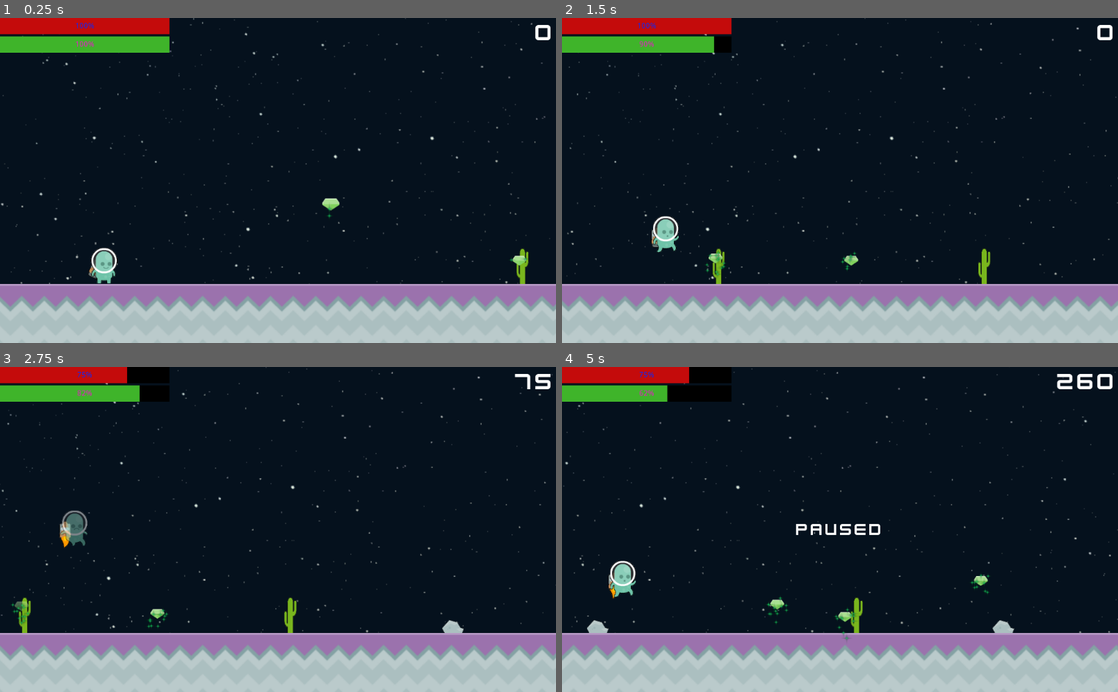
Above: before the commit, frames 1-4 (two rows, left to right).
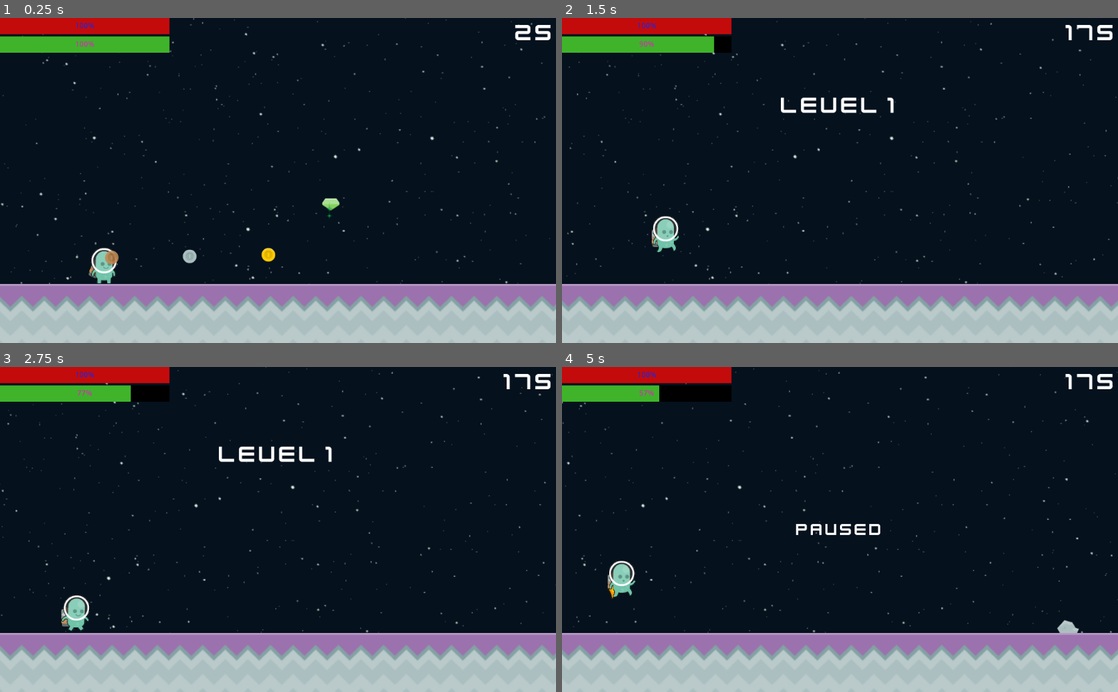
Above: after the commit, the same moments.

Repository: MarianoRamborger/Small
Game: Godot game, scene res://Scenes/Main.tscn
Two runs of this game, one before a commit and one after it. Both use one fixed random seed, a clock stepped at 60 frames per second and the inputs below.
Inputs:
- Up to frame 1 (0.25 s): no input
- Up to frame 2 (1.5 s): tap Enter (Enter) at 0.5, 0.6 s; hold D (Right) from 0.53 s (still down); tap Keypad 0 (Jump) at 0.77 s; tap Space (Space) at 0.8, 1.35 s
- Up to frame 3 (2.75 s): tap Keypad 0 (Jump) at 1.52 s; tap Enter (Enter) at 1.55, 2.1 s; release D (Right) at 2.03 s; hold Left (Left) from 2.03 s (still down); tap Space (Space) at 2.3 s
- Up to frame 4 (5 s): release Left (Left) at 2.78 s; hold D (Right) 2.78-4.28 s; tap Space (Space) at 2.85, 3.8, 4.35 s; tap Keypad 0 (Jump) at 3.02, 3.77, 4.52 s; tap Enter (Enter) at 3.05, 3.6, 4.55 s; tap M (Mute_Music) at 4.15 s; hold Left (Left) from 4.28 s (still down); tap P (Pause) at 4.9 s

The runs differ from the first frame. In frame 1, 0.6% of the frame differs, in the area x 18-100%, y 2-82%; in frame 2, 1.0%; in frame 3, 2.4%; in frame 4, 4.9%, in the area x 0-100%, y 0-91%.

Commit message:
random item module

Diff:
--- /dev/null
+++ b/Prefabs/Items/Coin/Coin.gd
@@ -0,0 +1,23 @@
+extends Node2D
+
+export var type = "Bronze"
+var points = 25
+
+func _ready():
+	pass
+	if type == "Silver":
+		$CoinArea/Sprite.play("Silver")
+		points = 50
+	elif type == "Gold":
+		$CoinArea/Sprite.play("Gold")
+		points = 100
+	$AnimationPlayer.play("floating")
+
+func _on_CoinArea_area_entered(area):
+		if area.name == "Player_Hitbox":
+			get_tree().call_group("GameManager", "score_up", points)
+			$AnimationPlayer.play("pick_up")
+
+
+func Despawn():
+	queue_free()
--- /dev/null
+++ b/Prefabs/Items/Coin/Coin.tscn
@@ -0,0 +1,109 @@
+[gd_scene load_steps=9 format=2]
+
+[ext_resource path="res://Prefabs/Items/Coin/Sprites/coinBronze.png" type="Texture" id=1]
+[ext_resource path="res://Prefabs/Items/Coin/Coin.gd" type="Script" id=2]
+[ext_resource path="res://Prefabs/Items/Coin/Sprites/coinSilver.png" type="Texture" id=3]
+[ext_resource path="res://Prefabs/Items/Coin/Sprites/coinGold.png" type="Texture" id=4]
+
+[sub_resource type="SpriteFrames" id=4]
+animations = [ {
+"frames": [ ExtResource( 4 ) ],
+"loop": true,
+"name": "Gold",
+"speed": 5.0
+}, {
+"frames": [ ExtResource( 3 ) ],
+"loop": true,
+"name": "Silver",
+"speed": 5.0
+}, {
+"frames": [ ExtResource( 1 ) ],
+"loop": true,
+"name": "Bronze",
+"speed": 5.0
+} ]
+
+[sub_resource type="CircleShape2D" id=1]
+radius = 18.0
+
+[sub_resource type="Animation" id=5]
+resource_name = "floating"
+loop = true
+tracks/0/type = "value"
+tracks/0/path = NodePath("CoinArea:position")
+tracks/0/interp = 1
+tracks/0/loop_wrap = true
+tracks/0/imported = false
+tracks/0/enabled = true
+tracks/0/keys = {
+"times": PoolRealArray( 0, 0.5, 1 ),
+"transitions": PoolRealArray( 1, 1, 1 ),
+"update": 0,
+"values": [ Vector2( 0, 0 ), Vector2( 0, -10 ), Vector2( 0, 0 ) ]
+}
+
+[sub_resource type="Animation" id=6]
+resource_name = "pick_up"
+length = 0.5
+tracks/0/type = "value"
+tracks/0/path = NodePath("CoinArea:position")
+tracks/0/interp = 1
+tracks/0/loop_wrap = true
+tracks/0/imported = false
+tracks/0/enabled = true
+tracks/0/keys = {
+"times": PoolRealArray( 0, 0.5 ),
+"transitions": PoolRealArray( 1, 1 ),
+"update": 0,
+"values": [ Vector2( 0, 0 ), Vector2( 0, -50 ) ]
+}
+tracks/1/type = "value"
+tracks/1/path = NodePath("CoinArea/Sprite:self_modulate")
+tracks/1/interp = 1
+tracks/1/loop_wrap = true
+tracks/1/imported = false
+tracks/1/enabled = true
+tracks/1/keys = {
+"times": PoolRealArray( 0, 0.5 ),
+"transitions": PoolRealArray( 1, 1 ),
+"update": 0,
+"values": [ Color( 1, 1, 1, 1 ), Color( 1, 1, 1, 0 ) ]
+}
+tracks/2/type = "method"
+tracks/2/path = NodePath(".")
+tracks/2/interp = 1
+tracks/2/loop_wrap = true
+tracks/2/imported = false
+tracks/2/enabled = true
+tracks/2/keys = {
+"times": PoolRealArray( 0.5 ),
+"transitions": PoolRealArray( 1 ),
+"values": [ {
+"args": [  ],
+"method": "Despawn"
+} ]
+}
+
+[node name="Coin" type="Node2D"]
+position = Vector2( 0, -50 )
+script = ExtResource( 2 )
+
+[node name="CoinArea" type="Area2D" parent="."]
+position = Vector2( 0, -10 )
+collision_layer = 8
+collision_mask = 33
+
+[node name="Sprite" type="AnimatedSprite" parent="CoinArea"]
+frames = SubResource( 4 )
+animation = "Bronze"
+
+[node name="CoinShape" type="CollisionShape2D" parent="CoinArea"]
+visible = false
+position = Vector2( 0, 1 )
+shape = SubResource( 1 )
+
+[node name="AnimationPlayer" type="AnimationPlayer" parent="."]
+anims/floating = SubResource( 5 )
+anims/pick_up = SubResource( 6 )
+
+[connection signal="area_entered" from="CoinArea" to="." method="_on_CoinArea_area_entered"]
--- a/Prefabs/Player/Player.tscn
+++ b/Prefabs/Player/Player.tscn
@@ -42,14 +42,14 @@
 "name": "run",
 "speed": 30.0
 }, {
-"frames": [ ExtResource( 16 ) ],
-"loop": true,
-"name": "hurt",
+"frames": [ ExtResource( 10 ) ],
+"loop": true,
+"name": "jump",
 "speed": 5.0
 }, {
-"frames": [ ExtResource( 10 ) ],
-"loop": true,
-"name": "jump",
+"frames": [ ExtResource( 16 ) ],
+"loop": true,
+"name": "hurt",
 "speed": 5.0
 } ]
 
@@ -194,7 +194,7 @@
 [sub_resource type="CapsuleShape2D" id=3]
 radius = 37.0
 
-[node name="Player" type="KinematicBody2D" groups=["Difficulty"]]
+[node name="Player" type="KinematicBody2D" groups=["Difficulty", "World_Level"]]
 position = Vector2( 2, 0 )
 collision_mask = 6
 script = ExtResource( 11 )
--- a/Prefabs/Player/PlayerBody.gd
+++ b/Prefabs/Player/PlayerBody.gd
@@ -169,9 +169,11 @@
 
 
 func increase_difficulty():
-	if SPEED_DIF_MOD < 400:
-		SPEED_DIF_MOD += 10
+	if SPEED_DIF_MOD < 500:
+		SPEED_DIF_MOD += 20
 
+func increase_world_level(worldLevel):
+	SPEED_DIF_MOD = 0
 
 
 func check_jetpack_stamina_recharger():
--- /dev/null
+++ b/Prefabs/Spawnable-Blocks/Helpers/Item_Wrapper.gd
@@ -0,0 +1,44 @@
+extends Node2D
+
+export var available_positions = PoolVector2Array()
+export var has_random_item = false
+
+
+#Venue para poder spawnear items al azar, desde la consola.
+#Ideally habria que encontrar la forma de poder darle probabilidad distinta a cada item
+export var possible_items = [{}]
+var rng
+
+
+func _ready():
+	rng = get_parent().rng
+	if rng and len(available_positions) > 0:
+
+		#Well, basically sortea el array para tener la chance de mayor valor (no necesariamente la chance mas alta) al final
+		#Then, decide al azar entre 0, prob mas alta
+		#Then, itera el array de objetos y, al encontrar uno mayor que la chance, gets it.
+
+		if has_random_item:
+				possible_items.sort_custom(ProbabilitySorter, "sort")
+				var last_item = possible_items[len(possible_items) - 1]
+				var maximum_probability = last_item["Probability"]
+				var probability = rng.randi_range(0, maximum_probability)
+				for item in possible_items:
+					if item["Probability"] > probability:
+						var newItem = item["Item"].instance()
+						add_child(newItem)
+						return
+
+
+		for child in get_children():
+			var offset = available_positions[rng.randi_range(0, len(available_positions) - 1)]
+			child.position.x += offset.x
+			child.position.y += offset.y
+
+
+
+class ProbabilitySorter:
+	static func sort(a,b):
+		if a["Probability"] < b["Probability"]:
+			return true
+		return false
--- /dev/null
+++ b/Prefabs/Spawnable-Blocks/Helpers/Item_Wrapper.tscn
@@ -0,0 +1,31 @@
+[gd_scene load_steps=4 format=2]
+
+[ext_resource path="res://Prefabs/Spawnable-Blocks/Helpers/Item_Wrapper.gd" type="Script" id=1]
+[ext_resource path="res://Prefabs/Items/Coin/Coin.tscn" type="PackedScene" id=2]
+[ext_resource path="res://Prefabs/Items/Fuel/Fuel.tscn" type="PackedScene" id=3]
+
+[node name="Item_Wrapper" type="Node2D"]
+script = ExtResource( 1 )
+__meta__ = {
+"_editor_description_": "Idea?
+Cargar casi todos los objetos (no seran mas de 10?) y que cada instancia decida su probabilidad.
+Then poner en una variable la suma de esas probabilidades, tambien de la instancia.
+Then tirar un random con ese lenght y ver que objeto cae dentor de la probabilidad
+COMO?
+
+Loop through the objects.
+Si es mayor al numero que salio del randirange, pero menor que el numero del objeto anterior (or 0), es ese item.
+
+
+
+"
+}
+possible_items = [ {
+"Item": ExtResource( 2 ),
+"Name": "BronzeCoin",
+"Probability": 6
+}, {
+"Item": ExtResource( 3 ),
+"Name": "GreenGem",
+"Probability": 7
+} ]
--- a/Prefabs/Spawnable-Blocks/Level0/2Basic+Cactus.tscn
+++ b/Prefabs/Spawnable-Blocks/Level0/2Basic+Cactus.tscn
@@ -1,13 +1,17 @@
-[gd_scene load_steps=4 format=2]
+[gd_scene load_steps=7 format=2]
 
 [ext_resource path="res://Prefabs/Spawnable-Blocks/scripts/BasicBlock.gd" type="Script" id=1]
 [ext_resource path="res://Prefabs/Enemies/Hazards/Cactus/Cactus.tscn" type="PackedScene" id=2]
 [ext_resource path="res://Prefabs/Floors/Basic/BasicFloor.tscn" type="PackedScene" id=3]
+[ext_resource path="res://Prefabs/Items/Coin/Coin.tscn" type="PackedScene" id=4]
+[ext_resource path="res://Prefabs/Spawnable-Blocks/Helpers/Item_Wrapper.tscn" type="PackedScene" id=5]
+[ext_resource path="res://Prefabs/Items/Fuel/Fuel.tscn" type="PackedScene" id=6]
 
 [node name="Double+Cactus" type="Node2D"]
 script = ExtResource( 1 )
-hazard0RandomizerX = 20
+hazard0RandomizerX = 10
 total_lenght = 350
+hasHazard0 = true
 
 [node name="Floor" parent="." instance=ExtResource( 3 )]
 
@@ -16,3 +20,15 @@
 
 [node name="Hazard0" parent="." instance=ExtResource( 2 )]
 position = Vector2( 11, -116 )
+
+[node name="Item_Wrapper" parent="." instance=ExtResource( 5 )]
+position = Vector2( 11, -206 )
+available_positions = PoolVector2Array( 0, 0, -80, 40, 80, 40 )
+has_random_item = true
+possible_items = [ {
+"Item": ExtResource( 4 ),
+"Probability": 6
+}, {
+"Item": ExtResource( 6 ),
+"Probability": 7
+} ]
--- a/Prefabs/Spawnable-Blocks/Level0/2Basic+Rock.tscn
+++ b/Prefabs/Spawnable-Blocks/Level0/2Basic+Rock.tscn
@@ -8,6 +8,7 @@
 script = ExtResource( 3 )
 hazard0RandomizerX = 20
 total_lenght = 350
+hasHazard0 = true
 
 [node name="Floor" parent="." instance=ExtResource( 1 )]
 
--- /dev/null
+++ b/Prefabs/Spawnable-Blocks/Level0/Basic+Fly(High).tscn
@@ -0,0 +1,17 @@
+[gd_scene load_steps=4 format=2]
+
+[ext_resource path="res://Prefabs/Spawnable-Blocks/scripts/BasicBlock.gd" type="Script" id=1]
+[ext_resource path="res://Prefabs/Floors/Basic/BasicFloor.tscn" type="PackedScene" id=2]
+[ext_resource path="res://Prefabs/Enemies/Mobs/Fly/Fly.tscn" type="PackedScene" id=3]
+
+[node name="Basic" type="Node2D"]
+script = ExtResource( 1 )
+hazard0RandomizerX = 60
+hazard0RandomizerY = 1
+enemy0RandomizerY = 400
+hasEnemy0 = true
+
+[node name="Floor" parent="." instance=ExtResource( 2 )]
+
+[node name="Enemy0" parent="." instance=ExtResource( 3 )]
+position = Vector2( 0, -433 )
--- a/Prefabs/Spawnable-Blocks/Level0/Basic+Rock.tscn
+++ b/Prefabs/Spawnable-Blocks/Level0/Basic+Rock.tscn
@@ -6,6 +6,7 @@
 
 [node name="Basic+Rock" type="Node2D"]
 script = ExtResource( 3 )
+hasHazard0 = true
 
 [node name="Floor" parent="." instance=ExtResource( 1 )]
 
--- a/Prefabs/Spawnable-Blocks/Level1/2DD+CactusRock-Trap.tscn
+++ b/Prefabs/Spawnable-Blocks/Level1/2DD+CactusRock-Trap.tscn
@@ -10,6 +10,7 @@
 script = ExtResource( 4 )
 hazard0RandomizerX = 50
 total_lenght = 700
+hasHazard0 = true
 
 [node name="Floor" parent="." instance=ExtResource( 3 )]
 
--- a/Prefabs/Spawnable-Blocks/scripts/BasicBlock.gd
+++ b/Prefabs/Spawnable-Blocks/scripts/BasicBlock.gd
@@ -5,14 +5,22 @@
 export var hazard0RandomizerY = 0
 export var difficulty_rating = 0
 export var total_lenght = 175 #El default
+
+export var enemy0RandomizerX = 30
+export var enemy0RandomizerY = 1
 var rng
+export var hasHazard0 = false
+export var hasEnemy0 = false
 
 
-
-
-onready var haz0 = $Hazard0
-
 func _ready():
-	if rng and haz0:
+	if rng and hasHazard0:
+		var haz0 = $Hazard0
 		var haz0x = rng.randi_range(-hazard0RandomizerX,hazard0RandomizerX)
 		$Hazard0.position.x += haz0x
+	if rng and hasEnemy0:
+		var ene0 = $Enemy0
+		var ene0x = rng.randi_range(-enemy0RandomizerX,enemy0RandomizerX)
+		var ene0y = rng.randi_range(-enemy0RandomizerY,enemy0RandomizerY)
+		$Enemy0.position.x += ene0x
+		$Enemy0.position.y += ene0y
--- a/Prefabs/UI/GameUI/GameUI.gd
+++ b/Prefabs/UI/GameUI/GameUI.gd
@@ -3,11 +3,14 @@
 var hp = 100
 var jStamina = 200
 export var maxJStamina = 500
+onready var lvlLabel = $Control/VboxStage/LevelLabel
 
 func _ready():
 	$Control/VBoxContainer/Health.value = hp
 	$Control/VBoxContainer/Jetpack.value = jStamina
 	$Control/VBoxContainer/Jetpack.max_value = maxJStamina
+
+
 
 func update_ui(lif, jstam):
 
@@ -19,3 +22,19 @@
 
 func set_score(x):
 	$Control/Points.text = str(x)
+
+
+func increase_world_level(worldLevel):
+	lvlLabel.visible = true
+	lvlLabel.text = "LEVEL " + str(worldLevel + 1)
+	$Control/VboxStage/StageLevelTimer.start()
+
+
+func _on_StageLevelTimer_timeout():
+	$Control/VboxStage/AnimationPlayer.play("anounce_level")
+	lvlLabel.text = "GET READY"
+	$Control/VboxStage/ReadyTimer.start()
+
+
+func _on_ReadyTimer_timeout():
+	lvlLabel.visible = false
--- a/Prefabs/UI/GameUI/GameUI.tscn
+++ b/Prefabs/UI/GameUI/GameUI.tscn
@@ -19,7 +19,22 @@
 size = 45
 font_data = ExtResource( 2 )
 
-[node name="CanvasLayer" type="CanvasLayer" groups=["Game_UI"]]
+[sub_resource type="Animation" id=8]
+resource_name = "anounce_level"
+tracks/0/type = "value"
+tracks/0/path = NodePath("Control/VboxStage/LevelLabel:self_modulate")
+tracks/0/interp = 1
+tracks/0/loop_wrap = true
+tracks/0/imported = false
+tracks/0/enabled = true
+tracks/0/keys = {
+"times": PoolRealArray( 0, 0.1, 0.2, 0.3, 0.4, 0.5, 0.6 ),
+"transitions": PoolRealArray( 3.15939e-05, 4.78874e-05, 3.15939e-05, 4.78874e-05, 3.15939e-05, 4.78874e-05, 3.15939e-05 ),
+"update": 0,
+"values": [ Color( 1, 1, 1, 1 ), Color( 1, 0, 0, 1 ), Color( 1, 1, 1, 1 ), Color( 1, 0, 0, 1 ), Color( 1, 1, 1, 1 ), Color( 1, 0, 0, 1 ), Color( 1, 1, 1, 1 ) ]
+}
+
+[node name="CanvasLayer" type="CanvasLayer" groups=["Game_UI", "World_Level"]]
 script = ExtResource( 1 )
 
 [node name="Control" type="Control" parent="."]
@@ -75,3 +90,39 @@
 __meta__ = {
 "_edit_use_anchors_": false
 }
+
+[node name="VboxStage" type="VBoxContainer" parent="Control"]
+anchor_left = 0.5
+anchor_right = 0.5
+margin_left = -512.0
+margin_top = 135.0
+margin_right = 512.0
+margin_bottom = 202.0
+__meta__ = {
+"_edit_use_anchors_": false
+}
+
+[node name="AnimationPlayer" type="AnimationPlayer" parent="Control/VboxStage"]
+root_node = NodePath("../../..")
+anims/anounce_level = SubResource( 8 )
+
+[node name="LevelLabel" type="Label" parent="Control/VboxStage"]
+visible = false
+margin_right = 1024.0
+margin_bottom = 52.0
+custom_fonts/font = SubResource( 7 )
+text = "STAGE 1"
+align = 1
+__meta__ = {
+"_edit_use_anchors_": false
+}
+
+[node name="StageLevelTimer" type="Timer" parent="Control/VboxStage"]
+wait_time = 2.0
+
+[node name="ReadyTimer" type="Timer" parent="Control/VboxStage"]
+wait_time = 1.2
+one_shot = true
+
+[connection signal="timeout" from="Control/VboxStage/StageLevelTimer" to="." method="_on_StageLevelTimer_timeout"]
+[connection signal="timeout" from="Control/VboxStage/ReadyTimer" to="." method="_on_ReadyTimer_timeout"]
--- a/Scenes/Builders And Factories/BlockFactory.gd
+++ b/Scenes/Builders And Factories/BlockFactory.gd
@@ -5,7 +5,21 @@
 var warmups_remaining = 10
 var rng
 var difficulty = 0
+var world_level = -1
+
+#Dentro de un mismo 'Level", la dificultad y velocidad aumentan?
+#Then speed baja al principio del nivel siguiente?
 var blocks = [
+		{
+		name = "Basic",
+		difficulty = 0,
+		type = BLOCK_TYPE.REST,
+		repeatable = true,
+		floors = 'simple',
+		prefab = load("res://Prefabs/Spawnable-Blocks/Level0/Basic.tscn")
+	},
+]
+var lvl0Blocks = [
 	{
 		name = "Basic",
 		difficulty = 0,
@@ -29,6 +43,14 @@
 		repeatable = false,
 		floors = 'simple',
 		prefab = load("res://Prefabs/Spawnable-Blocks/Level0/2Basic+Cactus.tscn")
+	},
+	{
+		name = "Basic+Fly(High)",
+		difficulty = 0,
+		type = BLOCK_TYPE.WARMUP,
+		repeatable = false,
+		floors = 'simple',
+		prefab = load("res://Prefabs/Spawnable-Blocks/Level0/Basic+Fly(High).tscn")
 	},
 		{
 		name = "PLACEHOLDERLVL0CHALLENGE",
@@ -74,7 +96,7 @@
 		type = BLOCK_TYPE.CHALLENGE,
 		repeatable = false,
 		floors = 'simple',
-		prefab = load("res://Prefabs/Spawnable-Blocks/Level3/Basic+3Flyers.tscn")
+		prefab = load("res://Prefabs/Spawnable-Blocks/Level1/2DD+CactusRock-Trap.tscn")
 	},
 ]
 
@@ -85,7 +107,7 @@
 		type = BLOCK_TYPE.CHALLENGE,
 		repeatable = false,
 		floors = 'simple',
-		prefab = load("res://Prefabs/Spawnable-Blocks/1Block/Basic+3Flyers.tscn")
+		prefab = load("res://Prefabs/Spawnable-Blocks/Level3/Basic+3Flyers.tscn")
 	},
 ]
 
@@ -122,7 +144,8 @@
 
 
 func pick_next_block_type():
-
+	if world_level == -1:
+		return BLOCK_TYPE.REST
 	if (lastBlock["type"] == BLOCK_TYPE.CHALLENGE):
 		return BLOCK_TYPE.REST
 	elif (warmups_remaining <= 0 and lastBlock["type"] == BLOCK_TYPE.REST):
@@ -130,13 +153,17 @@
 		return BLOCK_TYPE.CHALLENGE
 
 	else:
-		 return BLOCK_TYPE.REST if rng.randi_range(0,1) == 0 else BLOCK_TYPE.WARMUP
-
+		 return BLOCK_TYPE.REST if rng.randi_range(0,2) == 0 else BLOCK_TYPE.WARMUP
 
 
 func increase_difficulty():
-	difficulty += 1
-	if difficulty == 1:
+	pass
+
+func increase_world_level(worldLevel):
+	world_level = worldLevel
+	if world_level == 0:
+		blocks = lvl0Blocks
+	if world_level == 1:
 		blocks.append_array(lvl1Blocks)
 
 #	if difficulty == 2:
--- a/Scenes/Builders And Factories/EraserArea.gd
+++ b/Scenes/Builders And Factories/EraserArea.gd
@@ -18,7 +18,7 @@
 	if area.has_method("Despawn"):
 		area.Despawn()
 	elif area.get_parent().has_method("Despawn"):
-		area.get_parent().has_method.despawn()
+		area.get_parent().Despawn()
 
 
 
--- a/Scenes/Builders And Factories/GameManager.gd
+++ b/Scenes/Builders And Factories/GameManager.gd
@@ -1,23 +1,31 @@
 extends Node2D
 
 var score = 0
-var next_level = 100
+var world_level = -1
+var next_level = 250
 var muteSound = false
 
 func score_up(x):
 	score += x
 	get_tree().call_group("Game_UI", "set_score", score)
 	if score >= next_level:
-		next_level = next_level * 3
+		next_level = next_level * 2
 		get_tree().call_group("Difficulty", "increase_difficulty")
 
+#Este solo subiria matando bosses o pasando eventos
+func world_level_up():
+	world_level += 1
+	get_tree().call_group("World_Level", "increase_world_level", world_level)
 
 func _process(delta):
 	if Input.is_action_just_released("Mute_Music"):
 		if !muteSound:
-			print("FF")
 			AudioServer.set_bus_volume_db(AudioServer.get_bus_index("Master"), -100)
 			muteSound = true
 		else:
 			AudioServer.set_bus_volume_db(AudioServer.get_bus_index("Master"), 1)
 			muteSound = false
+
+
+func _on_Level0_Timer_timeout():
+	world_level_up()
--- a/Scenes/Main.tscn
+++ b/Scenes/Main.tscn
@@ -7,9 +7,8 @@
 [ext_resource path="res://Prefabs/UI/GameUI/GameUI.tscn" type="PackedScene" id=5]
 [ext_resource path="res://Scenes/Builders And Factories/GameManager.gd" type="Script" id=6]
 [ext_resource path="res://Prefabs/Items/Fuel/Fuel.tscn" type="PackedScene" id=7]
-[ext_resource path="res://Scenes/Builders And Factories/HazardsFactory.gd" type="Script" id=8]
+[ext_resource path="res://Prefabs/Items/Coin/Coin.tscn" type="PackedScene" id=8]
 [ext_resource path="res://Scenes/Builders And Factories/ItemsFactory.gd" type="Script" id=9]
-[ext_resource path="res://Scenes/Builders And Factories/EnemiesFactory.gd" type="Script" id=12]
 [ext_resource path="res://Scenes/Background/catchmeifyoucan.ogg" type="AudioStream" id=13]
 [ext_resource path="res://Scenes/Builders And Factories/BlockFactory.gd" type="Script" id=14]
 [ext_resource path="res://Prefabs/UI/PauseMenu/PauseMenu.tscn" type="PackedScene" id=15]
@@ -68,7 +67,7 @@
 position = Vector2( 179, -131 )
 SPEED = 300
 
-[node name="WorldBuilder" type="Node2D" parent="." groups=["Difficulty"]]
+[node name="WorldBuilder" type="Node2D" parent="." groups=["Difficulty", "World_Level"]]
 script = ExtResource( 3 )
 
 [node name="VisibilityNotifier2D" type="VisibilityNotifier2D" parent="WorldBuilder"]
@@ -77,16 +76,10 @@
 
 [node name="Factories" type="Node2D" parent="WorldBuilder"]
 
-[node name="HazardsFactory" type="Node2D" parent="WorldBuilder/Factories"]
-script = ExtResource( 8 )
-
 [node name="ItemsFactory" type="Node2D" parent="WorldBuilder/Factories"]
 script = ExtResource( 9 )
 
-[node name="EnemiesFactory" type="Node2D" parent="WorldBuilder/Factories"]
-script = ExtResource( 12 )
-
-[node name="BlocksFactory" type="Node2D" parent="WorldBuilder/Factories" groups=["Difficulty"]]
+[node name="BlocksFactory" type="Node2D" parent="WorldBuilder/Factories" groups=["Difficulty", "World_Level"]]
 script = ExtResource( 14 )
 
 [node name="TerrainEraser" type="Node2D" parent="."]
@@ -102,10 +95,25 @@
 [node name="GameManager" type="Node2D" parent="." groups=["GameManager"]]
 script = ExtResource( 6 )
 
+[node name="Level0_Timer" type="Timer" parent="GameManager"]
+one_shot = true
+autostart = true
+
 [node name="Items" type="Node2D" parent="."]
 
 [node name="Fuel (Small)" parent="Items" instance=ExtResource( 7 )]
 position = Vector2( 914, -287 )
+
+[node name="Coin" parent="Items" instance=ExtResource( 8 )]
+position = Vector2( 349, -152 )
+
+[node name="Coin2" parent="Items" instance=ExtResource( 8 )]
+position = Vector2( 550, -155 )
+type = "Silver"
+
+[node name="Coin3" parent="Items" instance=ExtResource( 8 )]
+position = Vector2( 753, -159 )
+type = "Gold"
 
 [node name="Enemies" type="Node2D" parent="."]
 
@@ -113,7 +121,8 @@
 stream = ExtResource( 13 )
 autoplay = true
 
-[node name="CanvasLayer" parent="." instance=ExtResource( 15 )]
+[node name="PauseUI" parent="." instance=ExtResource( 15 )]
 
 [connection signal="screen_entered" from="WorldBuilder/VisibilityNotifier2D" to="WorldBuilder" method="_on_VisibilityNotifier2D_screen_entered"]
 [connection signal="screen_exited" from="WorldBuilder/VisibilityNotifier2D" to="WorldBuilder" method="_on_VisibilityNotifier2D_screen_exited"]
+[connection signal="timeout" from="GameManager/Level0_Timer" to="GameManager" method="_on_Level0_Timer_timeout"]
--- a/Scenes/WorldBuilder(SetPieces).gd
+++ b/Scenes/WorldBuilder(SetPieces).gd
@@ -18,9 +18,9 @@
 # El visibilizador tendria que arrancar dentro de pantalla.
 # Then, al salir, deja de crear.
 # Al re-entrar, vuelve a crear so no problem.
-onready var Hazards_factory = $Factories/HazardsFactory
+#onready var Hazards_factory = $Factories/HazardsFactory
 onready var Items_factory = $Factories/ItemsFactory
-onready var Enemies_factory = $Factories/EnemiesFactory
+#onready var Enemies_factory = $Factories/EnemiesFactory
 onready var Block_factory = $Factories/BlocksFactory
 var Spawners
 export var create_at_X = 1225 #First tile shall be created here
@@ -28,17 +28,16 @@
 var canCreate = true
 #var tile = load("res://Prefabs/Floors/Basic/BasicFloor.tscn")
 #var tile = load("res://Prefabs/Spawnable-Blocks/Basic.tscn")
-var tileRock = load("res://Prefabs/Spawnable-Blocks/Basic+Rock.tscn")
 var rng = RandomNumberGenerator.new()
 var difficulty_level = 1
+var world_level = -1
 
 
 
 func _ready():
-	pass # Replace with function body.
 	rng.randomize()
 	Block_factory.rng = rng
-	Spawners = [Items_factory,Hazards_factory, Enemies_factory] #Add enemies later
+	Spawners = [Items_factory]
 
 func _physics_process(delta):
 	if canCreate:
@@ -53,6 +52,11 @@
 func increase_difficulty():
 		difficulty_level += 1
 
+
+func increase_world_level(worldLevel):
+	world_level = worldLevel
+
+
 func create_terrain():
 
 
@@ -63,29 +67,10 @@
 	get_parent().add_child(newTile)
 
 	#HANDLE GEM SPAWNS SEPARATELY
-	Spawners[0].spawn(newTile, "Ground")
+#	if world_level >= 0:
+#		Spawners[0].spawn(newTile, "Ground")
 
 	var chance = clamp(rng.randi_range(0,difficulty_level), 0, 6)
-
-#	Spawners[1].spawn(newTile, "Ground", difficulty_level)
-
-
-#	if chance == 0:
-#		Spawners[1].spawn(newTile, "Ground", difficulty_level)
-#	if chance == 1:
-#		Spawners[1].spawn(newTile, "Ground", difficulty_level)
-#	if chance == 2:
-#		Spawners[1].spawn(newTile,"Air", difficulty_level)
-#	if chance == 3:
-#		Spawners[2].spawn(newTile,"Air", difficulty_level)
-#	if chance == 4:
-#		Spawners[2].spawn(newTile, "Ground", difficulty_level)
-#	if chance == 5:
-#		Spawners[1].spawn(newTile, "Ground", difficulty_level)
-#		Spawners[2].spawn(newTile,"Air", difficulty_level)
-#	if chance == 6:
-#		Spawners[2].spawn(newTile, "Ground", difficulty_level)
-#		Spawners[1].spawn(newTile,"Air", difficulty_level)
 
 
 	create_at_X += newTile.total_lenght
--- a/project.godot
+++ b/project.godot
@@ -13,6 +13,10 @@
 config/name="Smalls"
 run/main_scene="res://Scenes/Main.tscn"
 config/icon="res://icon.png"
+
+[debug]
+
+settings/stdout/print_fps=true
 
 [global]
 
Not shown, changed: .mono/metadata/ide_messaging_meta.txt
Binary file added: Prefabs/Items/Coin/Sprites/coinBronze.png
Not shown, added: Prefabs/Items/Coin/Sprites/coinBronze.png.import
Binary file added: Prefabs/Items/Coin/Sprites/coinGold.png
Not shown, added: Prefabs/Items/Coin/Sprites/coinGold.png.import
Binary file added: Prefabs/Items/Coin/Sprites/coinSilver.png
Not shown, added: Prefabs/Items/Coin/Sprites/coinSilver.png.import
Not shown: 1 places in Prefabs/UI/GameUI/GameUI.tscn that only renumber resources
Not shown: 1 places in Scenes/Main.tscn that only renumber resources
